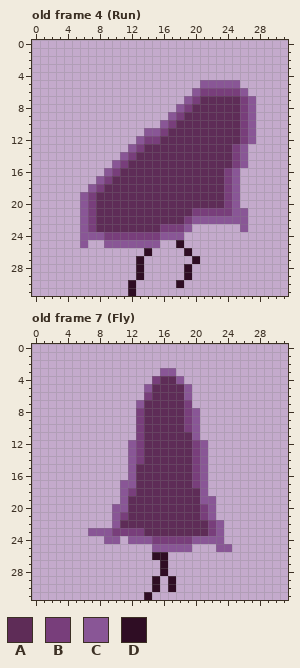
Pixel-art file: Art/Player/PlayerRef.aseprite. The picture above is the old version.
32x32 pixels, 9 frames. Shown: old frame 4 (Run), old frame 7 (Fly). The commit also changed other frames, which this record leaves out.
Palette (. is transparent): A #5e2c57  B #783e7b  C #895696  D #2f0d24
Pixels before, old frame 4 (Run), first column x 6:
 5 ...............CCCCC..
 6 ..............CBBBBBC.
 7 .............CBAAAAABC
 8 ............CBAAAAAABC
 9 ...........CBAAAAAAABC
10 ..........CBAAAAAAAABC
11 ........CCBAAAAAAAAABC
12 .......CBBAAAAAAAAAABC
13 ......CBAAAAAAAAAAABC.
14 .....CBAAAAAAAAAAAABC.
15 ....CBAAAAAAAAAAAAABC.
16 ...CBAAAAAAAAAAAAABC..
17 ..CBAAAAAAAAAAAAAABC..
18 .CBAAAAAAAAAAAAAAABC..
19 CBAAAAAAAAAAAAAAAABC..
20 CBAAAAAAAAAAAAAAAABC..
21 CBAAAAAAAAAAAABBBBBCC.
22 CBAAAAAAAAAAABCCCCCCC.
23 CBAAAAAAAABBBC......C.
24 CCCBBBBBBBCCC.........
25 C..CCCCCCC..D.........
26 ........D....D........
27 .......D......D.......
28 .......D.....D........
29 .......D.....D........
30 ......D.....D.........
31 ......D...............
Pixels before, old frame 7 (Fly), first column x 7:
 3 .........CC.......
 4 ........BAAC......
 5 .......CAAAAC.....
 6 .......BAAAAC.....
 7 ......CAAAAAB.....
 8 ......BAAAAABC....
 9 ......BAAAAABC....
10 ......BAAAAABC....
11 ......BAAAAAAC....
12 .....CBAAAAAABC...
13 .....CBAAAAAABC...
14 .....CBAAAAAABC...
15 .....CAAAAAAABC...
16 .....CAAAAAAABC...
17 ....CCAAAAAAABC...
18 ....CBAAAAAAAAC...
19 ....CAAAAAAAAACC..
20 ...CCAAAAAAAAABC..
21 ...CBAAAAAAAAABC..
22 ...CAAAAAAAAAAABC.
23 CCCBBBBAAAAAAAABC.
24 ..CC.CCCBBBBBCCCC.
25 ........CCCCC...CC
26 ........DD........
27 .........D........
28 .........D........
29 ........D.D.......
30 ........D.D.......
31 .......D..........
New version:
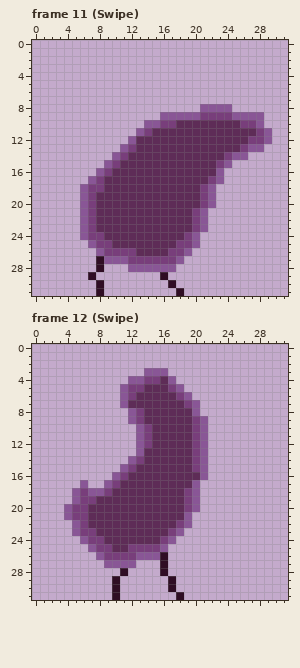
A new or re-ordered frame is compared with the old frame closest to it.
The exact change:
frames 9 -> 14
Frame 11 (Swipe) is new; against old frame 4 (Run):
y 5: x 21..25 CCCCC -> .....
y 6: x 20..26 CBBBBBC -> .......
y 7: x 19..27 CBAAAAABC -> .........
y 8: x 18..27 CBAAAAAABC -> ...CCCC...
y 9: x 16 . -> C; x 18..26 BAAAAAAAB -> CCCBBBBCC; x 28 . -> C
y 10: x 14..16 ..C -> CCB; x 27..28 C. -> BC
y 11: x 13..16 .CCB -> CBAA; x 26..29 BC.. -> AABC
y 12: x 12..15 .CBB -> CAAA; x 26..29 BC.. -> ABBC
y 13: x 11..13 .CB -> CBA; x 25..28 BC.. -> ABCC
y 14: x 10..12 .CB -> CBA; x 24..25 AB -> BC
y 15: x 9..11 .CB -> CBA; x 23..26 AABC -> BC..
y 16: x 8..10 .CB -> CBA; x 23..25 ABC -> C..
y 17: x 7..9 .CB -> CBA; x 22..25 AABC -> BC..
y 18: x 6..7 .C -> CB; x 21..25 AAABC -> BC...
y 19..20: x 21..25 AAABC -> BC...
y 21: x 21..26 BBBBCC -> C.....
y 22: x 19..20 BC -> AB; x 22..26 CCCCC -> .....
y 23: x 16..21 BBBC.. -> AAAABC; x 26 C -> .
y 24: x 7..20 CCBBBBBBBCCC.. -> BBAAAAAAAAAABC
y 25: x 6..20 C..CCCCCCC..D.. -> .CBBAAAAAAAABBC
y 26: x 8..19 ......D....D -> CBBBBAAAABBC
y 27: x 8..18 .....D..... -> DCCCBBBBBBC; x 20 D -> .
y 28: x 8 . -> D; x 12..17 .D.... -> CCCCCC; x 19 D -> .
y 29: x 7 . -> D; x 13 D -> .; x 16 . -> D; x 19 D -> .
y 30: x 8 . -> D; x 12 D -> .; x 17..18 .D -> D.
y 31: x 8 . -> D; x 12 D -> .; x 18 . -> D
Frame 12 (Swipe) is new; against old frame 7 (Fly):
y 3: x 14..15 .. -> CC; x 17 C -> .
y 4: x 12..14 ... -> CCB; x 17..18 AC -> C.
y 5: x 11..14 ...C -> CBBA; x 17..19 AAC -> BC.
y 6: x 11..14 ...B -> CBAA; x 18 A -> B
y 7: x 11..13 ..C -> CAA; x 20 . -> C
y 8: x 12 . -> C; x 19 B -> A
y 9: x 12 . -> C; x 19..21 BC. -> ABC
y 10: x 13..14 BA -> CB; x 19..21 BC. -> ABC
y 11: x 13..14 BA -> CB; x 20..21 C. -> BC
y 12: x 12..14 CBA -> .CB
y 13: x 12..13 CB -> .C
y 15: x 11..12 .C -> CB
y 16: x 10..12 ..C -> CBA; x 20 B -> A
y 17: x 6 . -> C; x 9..12 ..CC -> CBAA; x 20..21 BC -> C.
y 18: x 5..12 ......CB -> CBCCBAAA; x 19..21 AAC -> BC.
y 19: x 5..11 ......C -> CBBAAAA; x 19..22 AACC -> BC..
y 20: x 4..11 ......CC -> CBBAAAAA; x 19..22 AABC -> BC..
y 21: x 4..11 ......CB -> CBBAAAAA; x 19..22 AABC -> C...
y 22: x 5..10 .....C -> CBAAAA; x 18..23 AAAABC -> BC....
y 23: x 5..13 ..CCCBBBB -> CBBAAAAAA; x 17..23 AAAAABC -> BC.....
y 24: x 6..15 ...CC.CCCB -> CBBAAAAAAA; x 17..23 BBBCCCC -> C......
y 25: x 7..15 ........C -> CBBAABBBB; x 17..19 CCC -> ...; x 23..24 CC -> ..
y 26: x 8..15 .......D -> CBBBBCCC
y 27: x 9..12 .... -> CCCC
y 28: x 11 . -> D
y 29..30: x 10 . -> D; x 15 D -> .
y 31: x 10 . -> D; x 14 D -> .; x 18 . -> D
Changed places in both pictures, as pixel boxes (x1, y1, x2, y2):
changed: (80, 80, 272, 296)
changed: (64, 368, 232, 600)
